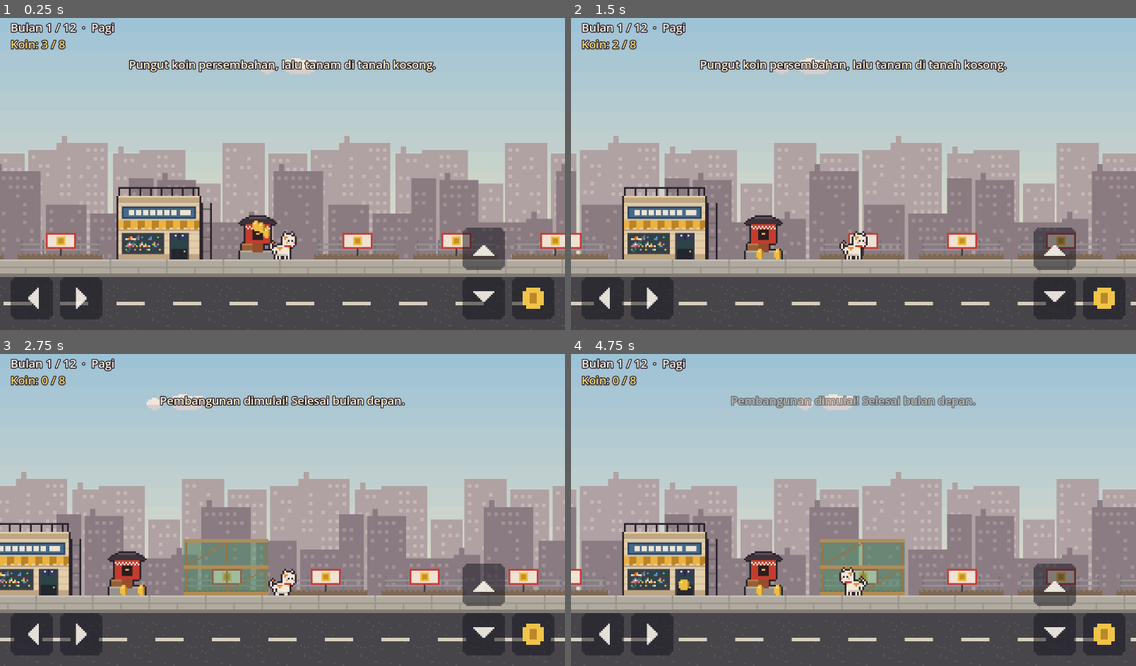
Above: before the commit, frames 1-4 (two rows, left to right).
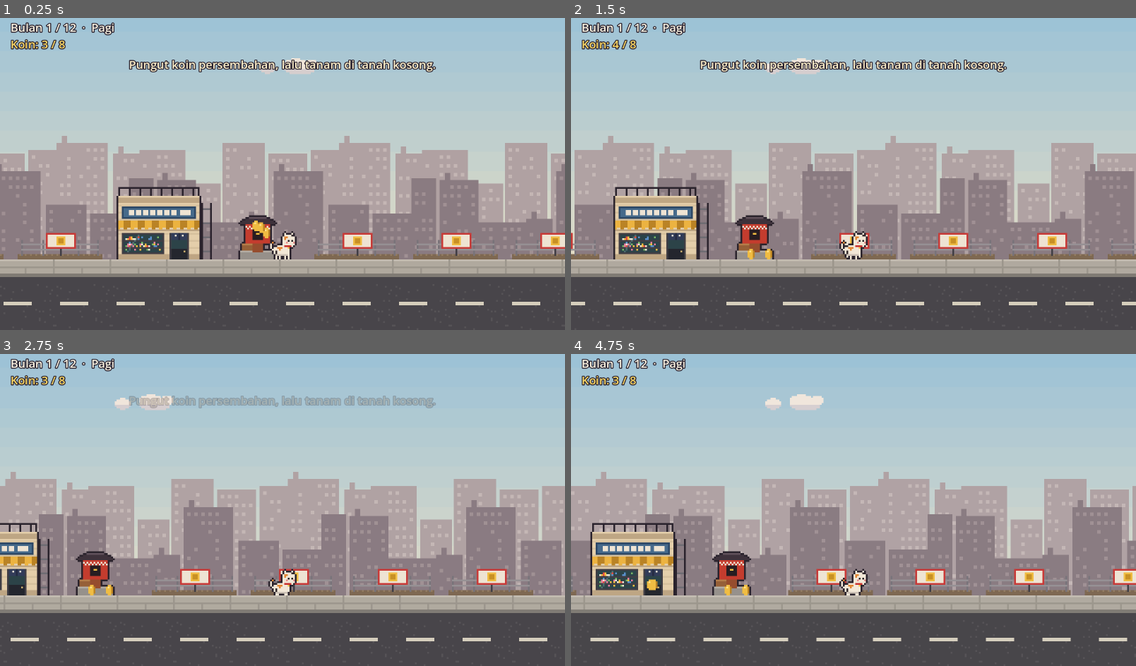
Above: after the commit, the same moments.

Repository: onicoode/gang-roh
Game: Godot game, scene res://scenes/main.tscn
Same seed, same stepped clock (60 frames per second), same inputs: the game is played once before the commit and once after it.
Inputs (mouse positions are in pixels of both pictures, inside the frame that each line leads up to):
- Up to frame 1 (0.25 s): no input
- Up to frame 2 (1.5 s): move the mouse to (977, 155) at 0.52 s; hold D (move_right) 0.53-1.25 s; hold Space (action) 0.53-1.25 s; click (977, 155) at 0.67 s; drag from (740, 186) to (825, 233) at 1.27 s
- Up to frame 3 (2.75 s): move the mouse to (339, 438) at 2.02 s; hold D (move_right) from 2.03 s (still down); hold Space (action) from 2.03 s (still down); click (339, 438) at 2.17 s
- Up to frame 4 (4.75 s): release D (move_right) at 2.75 s; release Space (action) at 2.75 s; drag from (825, 569) to (684, 460) at 2.77 s; move the mouse to (1023, 553) at 3.52 s; hold A (move_left) 3.53-4.25 s; hold Space (action) 3.53-4.25 s; click (1023, 553) at 3.67 s; drag from (684, 460) to (768, 428) at 4.27 s

The runs differ from the first frame. In frame 1, 5.0% of the frame differs, in the area x 1-99%, y 67-97%; in frame 2, 13%; in frame 3, 21%; in frame 4, 22%, in the area x 0-100%, y 7-97%.

Commit message:
Kontrol sentuh: ganti tombol dengan swipe tak terlihat
Swipe ke arah tujuan lalu tahan = gerak terus; sentuh diam/ketuk = aksi.
Berlaku di seluruh layar kecuali UI (pakai _unhandled_input).

Co-Authored-By: Claude Opus 5.5 <noreply@anthropic.com>
Claude-Session: https://claude.ai/code/session_01VayXwiUjLrRsCYEWtm5Gak

Diff:
--- a/scenes/main.tscn
+++ b/scenes/main.tscn
@@ -2,11 +2,7 @@
 
 [ext_resource type="Script" path="res://scripts/main.gd" id="1_script"]
 [ext_resource type="PackedScene" path="res://scenes/world.tscn" id="2_world"]
-[ext_resource type="Texture2D" path="res://sprites/btn_left.png" id="3_left"]
-[ext_resource type="Texture2D" path="res://sprites/btn_right.png" id="4_right"]
-[ext_resource type="Texture2D" path="res://sprites/btn_up.png" id="5_up"]
-[ext_resource type="Texture2D" path="res://sprites/btn_down.png" id="6_down"]
-[ext_resource type="Texture2D" path="res://sprites/btn_action.png" id="7_action"]
+[ext_resource type="Script" path="res://scripts/swipe_input.gd" id="3_swipe"]
 
 [node name="Main" type="Control"]
 layout_mode = 3
@@ -40,6 +36,9 @@
 
 [node name="World" parent="GameView/SubViewport" instance=ExtResource("2_world")]
 
+[node name="Swipe" type="Node" parent="."]
+script = ExtResource("3_swipe")
+
 [node name="UI" type="CanvasLayer" parent="."]
 
 [node name="Month" type="Label" parent="UI"]
@@ -68,38 +67,6 @@
 horizontal_alignment = 1
 autowrap_mode = 3
 
-[node name="BtnLeft" type="TouchScreenButton" parent="UI"]
-scale = Vector2(4, 4)
-texture_normal = ExtResource("3_left")
-passby_press = true
-action = "move_left"
-visibility_mode = 1
-
-[node name="BtnRight" type="TouchScreenButton" parent="UI"]
-scale = Vector2(4, 4)
-texture_normal = ExtResource("4_right")
-passby_press = true
-action = "move_right"
-visibility_mode = 1
-
-[node name="BtnUp" type="TouchScreenButton" parent="UI"]
-scale = Vector2(4, 4)
-texture_normal = ExtResource("5_up")
-action = "move_up"
-visibility_mode = 1
-
-[node name="BtnDown" type="TouchScreenButton" parent="UI"]
-scale = Vector2(4, 4)
-texture_normal = ExtResource("6_down")
-action = "move_down"
-visibility_mode = 1
-
-[node name="BtnAction" type="TouchScreenButton" parent="UI"]
-scale = Vector2(4, 4)
-texture_normal = ExtResource("7_action")
-action = "action"
-visibility_mode = 1
-
 [node name="EndPanel" type="PanelContainer" parent="UI"]
 custom_minimum_size = Vector2(560, 320)
 offset_right = 560.0
--- a/scripts/main.gd
+++ b/scripts/main.gd
@@ -1,10 +1,10 @@
 extends Control
-## Layar utama: dunia game dalam SubViewport (pixel-perfect) + UI + tombol sentuh.
+## Layar utama: dunia game dalam SubViewport (pixel-perfect) + UI.
+## Kontrol sentuh = swipe tak terlihat (node Swipe, scripts/swipe_input.gd).
 ## Ukuran dunia menyesuaikan layar: sisi terpendek selalu sekitar 180 piksel game,
 ## jadi di HP portrait terlihat lebih tinggi, di landscape lebih lebar.
 
 const TARGET_SHORT := 180.0
-const BTN := 96.0 # ukuran tombol sentuh di ruang UI (24 px x 4)
 
 var _msg_t := 0.0
 
@@ -14,11 +14,6 @@
 @onready var hud_month: Label = $UI/Month
 @onready var hud_coins: Label = $UI/Coins
 @onready var message: Label = $UI/Message
-@onready var btn_left: TouchScreenButton = $UI/BtnLeft
-@onready var btn_right: TouchScreenButton = $UI/BtnRight
-@onready var btn_up: TouchScreenButton = $UI/BtnUp
-@onready var btn_down: TouchScreenButton = $UI/BtnDown
-@onready var btn_action: TouchScreenButton = $UI/BtnAction
 @onready var end_panel: PanelContainer = $UI/EndPanel
 @onready var end_label: Label = $UI/EndPanel/VBox/Summary
 @onready var restart_btn: Button = $UI/EndPanel/VBox/Restart
@@ -57,12 +52,6 @@
 	hud_coins.position = Vector2(24, 54)
 	message.position = Vector2(16, 100)
 	message.size = Vector2(u.x - 32, 80)
-	var bottom := u.y - BTN - 24
-	btn_left.position = Vector2(24, bottom)
-	btn_right.position = Vector2(24 + BTN + 16, bottom)
-	btn_action.position = Vector2(u.x - BTN - 24, bottom)
-	btn_down.position = Vector2(u.x - BTN * 2 - 40, bottom)
-	btn_up.position = Vector2(u.x - BTN * 2 - 40, bottom - BTN - 16)
 	end_panel.position = (u - end_panel.size) / 2.0
 
 
--- /dev/null
+++ b/scripts/swipe_input.gd
@@ -0,0 +1,127 @@
+extends Node
+## Kontrol sentuh tak terlihat (Android/HP).
+## - Geser (swipe) ke kiri/kanan/atas/bawah lalu tahan → pemain terus bergerak ke arah itu.
+##   Geser ke arah lain tanpa melepas jari → arah ikut berganti.
+## - Sentuh dan tahan di tempat (tanpa geser) → tombol aksi (tanam koin / melambai).
+## Berlaku di area layar mana saja. UI (Control dengan mouse_filter STOP, mis. tombol/panel)
+## memakan sentuhan lebih dulu karena kita pakai _unhandled_input.
+
+const SWIPE_DIST := 24.0 # jarak geser minimum agar dianggap swipe (patokan layar 720 px)
+const MAX_RADIUS := 64.0 # titik pusat ikut tertarik kalau jari menjauh lebih dari ini
+const HOLD_TIME := 0.18 # detik diam sebelum dianggap "tahan aksi"
+
+const DIR_ACTIONS: Array[String] = ["move_left", "move_right", "move_up", "move_down"]
+
+## Data per jari: { "anchor": Vector2, "pos": Vector2, "t": float, "mode": int, "dir": String }
+var _touches: Dictionary = {}
+
+enum Mode { UNDECIDED, SWIPE, ACTION }
+
+
+func _unhandled_input(event: InputEvent) -> void:
+	if event is InputEventScreenTouch:
+		var e := event as InputEventScreenTouch
+		if e.pressed:
+			_touches[e.index] = {"anchor": e.position, "pos": e.position, "t": 0.0,
+				"mode": Mode.UNDECIDED, "dir": ""}
+		elif _touches.has(e.index):
+			var d: Dictionary = _touches[e.index]
+			if d["mode"] == Mode.UNDECIDED:
+				_tap_action() # ketuk singkat = tekan aksi sekali
+			_touches.erase(e.index)
+			_refresh()
+		get_viewport().set_input_as_handled()
+	elif event is InputEventScreenDrag:
+		var e := event as InputEventScreenDrag
+		if not _touches.has(e.index):
+			return
+		var d: Dictionary = _touches[e.index]
+		d["pos"] = e.position
+		if d["mode"] != Mode.ACTION:
+			_update_dir(d)
+		get_viewport().set_input_as_handled()
+
+
+func _process(delta: float) -> void:
+	var changed := false
+	for d: Dictionary in _touches.values():
+		if d["mode"] == Mode.UNDECIDED:
+			d["t"] = float(d["t"]) + delta
+			if float(d["t"]) >= HOLD_TIME:
+				d["mode"] = Mode.ACTION
+				changed = true
+	if changed:
+		_refresh()
+
+
+func _notification(what: int) -> void:
+	if what == NOTIFICATION_APPLICATION_FOCUS_OUT or what == NOTIFICATION_APPLICATION_PAUSED:
+		_touches.clear()
+		_refresh()
+
+
+func _update_dir(d: Dictionary) -> void:
+	var anchor: Vector2 = d["anchor"]
+	var pos: Vector2 = d["pos"]
+	var off := pos - anchor
+	var dist := _px(SWIPE_DIST)
+	if off.length() < dist:
+		return
+	var dir: String
+	if absf(off.x) >= absf(off.y):
+		dir = "move_right" if off.x > 0.0 else "move_left"
+	else:
+		dir = "move_down" if off.y > 0.0 else "move_up"
+	# Pusat ikut jari supaya ganti arah terasa cepat.
+	var max_r := _px(MAX_RADIUS)
+	if off.length() > max_r:
+		d["anchor"] = pos - off.normalized() * max_r
+	if d["mode"] != Mode.SWIPE or d["dir"] != dir:
+		d["mode"] = Mode.SWIPE
+		d["dir"] = dir
+		_refresh()
+
+
+## Skala jarak supaya terasa sama di layar kecil maupun besar (patokan sisi pendek 720 px).
+func _px(v: float) -> float:
+	var s := get_viewport().get_visible_rect().size
+	return v * minf(s.x, s.y) / 720.0
+
+
+## Terapkan status semua jari ke Input action.
+func _refresh() -> void:
+	var want: Dictionary = {}
+	var action := false
+	for d: Dictionary in _touches.values():
+		if d["mode"] == Mode.SWIPE:
+			want[d["dir"]] = true
+		elif d["mode"] == Mode.ACTION:
+			action = true
+	for a in DIR_ACTIONS:
+		_set_action(a, want.has(a))
+	_set_action("action", action)
+
+
+var _pressed: Dictionary = {}
+
+
+func _set_action(a: String, on: bool) -> void:
+	var was: bool = _pressed.get(a, false)
+	if on == was:
+		return
+	_pressed[a] = on
+	if on:
+		Input.action_press(a)
+	else:
+		Input.action_release(a)
+
+
+func _tap_action() -> void:
+	if _pressed.get("action", false):
+		return
+	Input.action_press("action")
+	# Lepas di frame berikutnya supaya is_action_just_pressed sempat terbaca.
+	await get_tree().process_frame
+	await get_tree().process_frame
+	if not _pressed.get("action", false):
+		Input.action_release("action")
Not shown, changed: CLAUDE.md
Not shown, changed: docs/GDD.md
